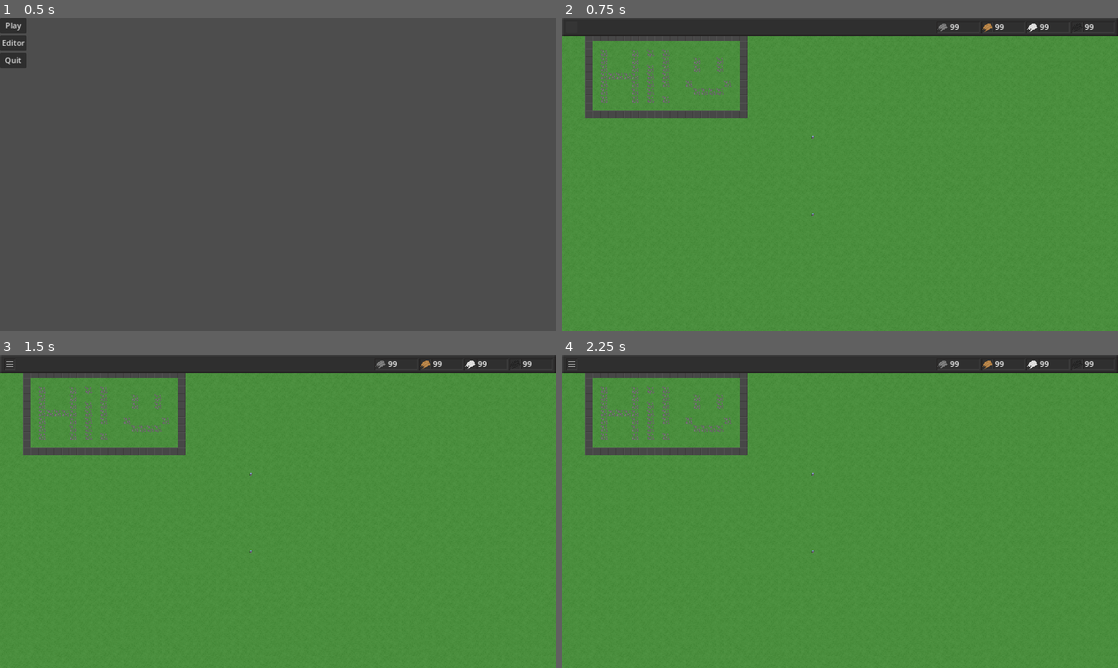
Above: before the commit, frames 1-4 (two rows, left to right).
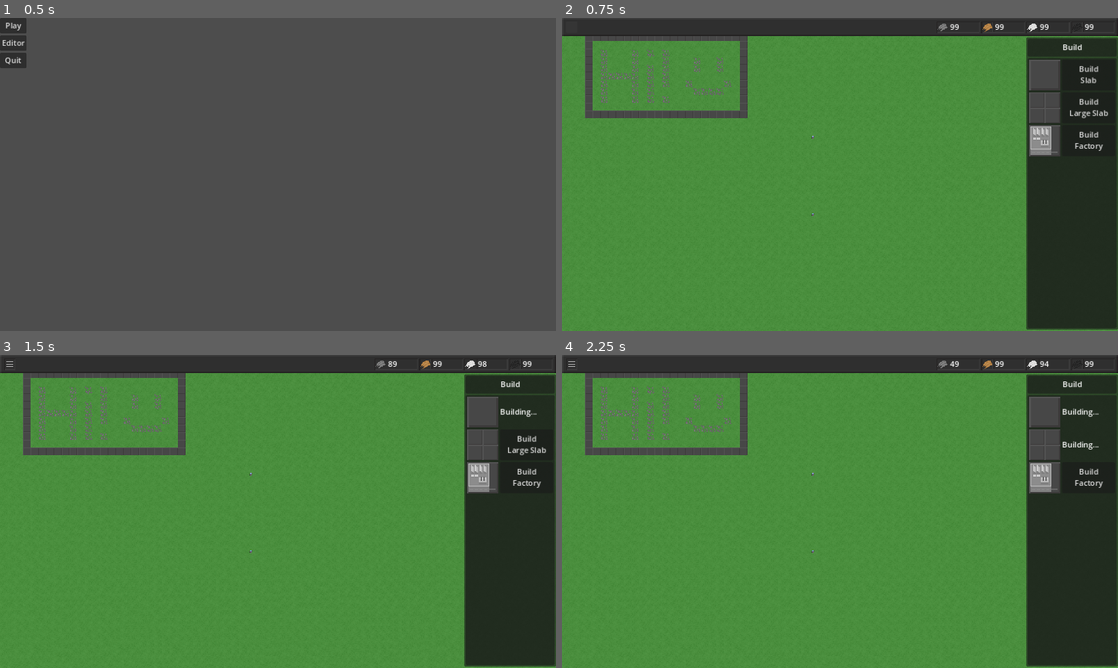
Above: after the commit, the same moments.

Repository: wssuomi/pirate-jam-14
Game: Godot game, scene res://scenes/main_menu.tscn
Same seed, same stepped clock (60 frames per second), same inputs: the game is played once before the commit and once after it.
Inputs (mouse positions are in pixels of both pictures, inside the frame that each line leads up to):
- Up to frame 1 (0.5 s): no input
- Up to frame 2 (0.75 s): click "Play" at 0.5 s
- Up to frame 3 (1.5 s): click (528, 411) at 1.25 s, where only the run after the commit has a clickable "Build Slab"
- Up to frame 4 (2.25 s): click (1090, 445) at 2 s, where only the run after the commit has a clickable "Build Large Slab"

Frame 1 is identical in both runs. In frame 2, 15% of the frame differs, in the area x 83-100%, y 6-100%; in frame 3, 15%; in frame 4, 15%, in the area x 69-100%, y 2-100%.

Commit message:
it's spreading

Diff:
--- a/scenes/game.tscn
+++ b/scenes/game.tscn
@@ -100,7 +100,6 @@
 size_flags_vertical = 4
 
 [node name="SideBarBuild" type="Control" parent="CanvasLayer"]
-visible = false
 layout_mode = 3
 anchors_preset = 0
 offset_left = 962.0
@@ -482,6 +481,13 @@
 offset_right = 17.0
 offset_bottom = 17.0
 theme_override_styles/panel = SubResource("StyleBoxFlat_jpkq7")
+
+[node name="PollutionTimer" type="Timer" parent="."]
+wait_time = 0.05
+autostart = true
+
+[node name="PollutionUpdateTimer" type="Timer" parent="."]
+autostart = true
 
 [connection signal="mouse_entered" from="CanvasLayer/PauseMenu" to="." method="_on_mouse_entered_ui"]
 [connection signal="mouse_entered" from="CanvasLayer/SideBarBuild" to="." method="_on_mouse_entered_ui"]
@@ -498,3 +504,5 @@
 [connection signal="mouse_entered" from="CanvasLayer/TopBar" to="." method="_on_mouse_entered_ui"]
 [connection signal="mouse_exited" from="CanvasLayer/TopBar" to="." method="_on_mouse_exited_ui"]
 [connection signal="pressed" from="CanvasLayer/TopBar/Menu" to="." method="_on_menu_pressed"]
+[connection signal="timeout" from="PollutionTimer" to="." method="_on_pollution_timer_timeout"]
+[connection signal="timeout" from="PollutionUpdateTimer" to="." method="_on_pollution_update_timer_timeout"]
--- a/scripts/Game.gd
+++ b/scripts/Game.gd
@@ -20,6 +20,7 @@
 const Tile = preload("res://scripts/Tile.gd").Tile
 const INFANTRY = preload("res://scenes/infantry.tscn")
 const FACTORY = preload("res://scenes/factory.tscn")
+const POLLUTION_SPREAD_RATE: float = 2.
 
 enum Modes {Normal, Place, MoveUnit, UnitSelected, BuildingSelected}
 enum Buildings {None, Slab, LargeSlab, Factory}
@@ -54,6 +55,9 @@
 var preview_atlas: AtlasTexture = AtlasTexture.new()
 var slab_sprites = [Vector2i(0,4),Vector2i(0,5),Vector2i(0,6),Vector2i(1,5),Vector2i(1,6)]
 var buildings: Dictionary = {}
+var tiles_need_update: Array[Tile] = []
+var tiles_with_pollution: Dictionary = {}
+var pollution_tile_counter: int = 0
 
 signal building_placed
 
@@ -191,6 +195,7 @@
 									tiles[required_tiles_positions[n]].building_sprite = building_tiles["factory"][n]
 									tiles[required_tiles_positions[n]].building = Buildings.Factory
 									update_tile(tiles[required_tiles_positions[n]])
+								create_building(Buildings.Factory, required_tiles_positions)
 								emit_signal("building_placed")
 							Buildings.None:
 								pass
@@ -221,7 +226,8 @@
 					change_mode_to(Modes.Normal)
 					selected_building = null
 
-func _process(_delta):
+func _process(delta):
+	spread_single_tile_pollution(delta)
 	match mode:
 		Modes.Normal:
 			pass
@@ -521,3 +527,104 @@
 		if k == tile.grid_position:
 			return false
 	return true
+
+func add_pollution():
+	for k in buildings:
+		#print(typeof(buildings[k]))
+		match typeof(buildings[k]):
+			24:
+				for p in k:
+					#print("pollution added: ", p)
+					var tile: Tile = tiles[p]
+					tile.pollution += buildings[k].POLLUTION_GENERATION
+					if tile not in tiles_with_pollution:
+						tiles_with_pollution[p] = tile
+					#print("tile: ", tiles[p].grid_position)
+					#print(tiles[p].pollution)
+
+func spread_pollution():
+	for t: Tile in tiles_with_pollution.values():
+		if t.pollution < 150:
+			continue
+		var possible_neighbors = [
+			t.grid_position + Vector2i(-1,0),
+			t.grid_position + Vector2i(1,0),
+			t.grid_position + Vector2i(0,1),
+			t.grid_position + Vector2i(0,-1)
+			]
+		var spread_to_pos = possible_neighbors[rng.randi_range(0,3)]
+		if spread_to_pos.x >= 0 and spread_to_pos.x < GRID_WIDTH and spread_to_pos.y >= 0 and spread_to_pos.y < GRID_HEIGHT:
+			var spread_to_tile: Tile = tiles[spread_to_pos]
+			#print(spread_to_tile.pollution)
+			if spread_to_tile.pollution < t.pollution:
+				var spread_amount = int(t.pollution / POLLUTION_SPREAD_RATE)
+				spread_to_tile.pollution += spread_amount
+				t.pollution -= spread_amount
+				if spread_to_tile not in tiles_with_pollution:
+						tiles_with_pollution[spread_to_pos] = spread_to_tile
+				#print("spreading ", spread_amount, " from ", t.grid_position, " to ", spread_to_tile.grid_position)
+		if t.pollution >= 140:
+			t.ground_sprite.y = 1
+			if t not in tiles_need_update:
+				tiles_need_update.append(t)
+		if t.pollution >= 300:
+			t.ground_sprite.y = 2
+			if t not in tiles_need_update:
+				tiles_need_update.append(t)
+		if t.pollution >= 600:
+			t.ground_sprite.y = 3
+			if t not in tiles_need_update:
+				tiles_need_update.append(t)
+		#if t.pollution != 0:
+			#print("tile: ", t.grid_position)
+			#print(t.ground_sprite)
+			#print(t.pollution)
+
+func spread_single_tile_pollution(delta):
+	if tiles_with_pollution.size() != 0:
+		if pollution_tile_counter >= tiles_with_pollution.size():
+			pollution_tile_counter = 0
+		var tile: Tile = tiles_with_pollution.values()[pollution_tile_counter]
+		pollution_tile_counter += 1
+		if tile.pollution < 4:
+			return
+		var possible_neighbors = [
+			tile.grid_position + Vector2i(-1,0),
+			tile.grid_position + Vector2i(1,0),
+			tile.grid_position + Vector2i(0,1),
+			tile.grid_position + Vector2i(0,-1)
+			]
+		var spread_to_pos = possible_neighbors[rng.randi_range(0,3)]
+		if spread_to_pos.x >= 0 and spread_to_pos.x < GRID_WIDTH and spread_to_pos.y >= 0 and spread_to_pos.y < GRID_HEIGHT:
+			var spread_to_tile: Tile = tiles[spread_to_pos]
+			if spread_to_tile.pollution < tile.pollution:
+				var spread_amount = int(tile.pollution / POLLUTION_SPREAD_RATE) * delta
+				spread_to_tile.pollution += spread_amount
+				tile.pollution -= spread_amount
+				if spread_to_tile not in tiles_with_pollution:
+					tiles_with_pollution[spread_to_pos] = spread_to_tile
+				print("spreading ", spread_amount, " from ", tile.grid_position, " to ", spread_to_tile.grid_position)
+		if tile.pollution >= 5 and tile.pollution < 20 and tile.ground_sprite.y != 1:
+			tile.ground_sprite.y = 1
+			if tile not in tiles_need_update:
+				tiles_need_update.append(tile)
+		elif tile.pollution >= 20 and tile.pollution > 200 and tile.ground_sprite.y != 2:
+			tile.ground_sprite.y = 2
+			if tile not in tiles_need_update:
+				tiles_need_update.append(tile)
+		elif tile.pollution >= 200 and tile.pollution > 600 and tile.ground_sprite.y != 3:
+			tile.ground_sprite.y = 3
+			if tile not in tiles_need_update:
+				tiles_need_update.append(tile)
+
+func _on_pollution_timer_timeout():
+	add_pollution()
+	#print("pollution added")
+	#spread_pollution()
+	#print("pollution spread")
+
+func _on_pollution_update_timer_timeout():
+	#print("updating")
+	for t in tiles_need_update:
+		update_tile(t)
+	tiles_need_update = []
--- a/scripts/Tile.gd
+++ b/scripts/Tile.gd
@@ -13,6 +13,7 @@
 	var f_cost: int
 	var parent: Tile
 	var building: Buildings
+	var pollution: float
 	func _init(_grid_position: Vector2i,
 			_ground_sprite: Vector2i,
 			_building: Buildings = Buildings.None,
--- a/scripts/factory.gd
+++ b/scripts/factory.gd
@@ -2,6 +2,9 @@
 
 @onready var main = $".."
 @onready var side_bar_build = $SideBarBuild
+
+# per tile
+const POLLUTION_GENERATION: int = 3
 
 func _on_button_pressed():
 	main.spawn_unit(main.Units.Infantry,Vector2i(32,32))
--- a/scripts/infantry.gd
+++ b/scripts/infantry.gd
@@ -26,12 +26,12 @@
 					units[move_queue[0]] = self
 					#NewValue = (((OldValue - OldMin) * NewRange) / OldRange) + NewMin
 					#int((x - 0.0) / (128.0 - 0.0) * (4.0 - 0.0) + 0.0)
-					print("pos: ", map.local_to_map(global_position))
-					print("queue: ", move_queue[0])
+					#print("pos: ", map.local_to_map(global_position))
+					#print("queue: ", move_queue[0])
 					var angle = Vector2(map.local_to_map(global_position)).angle_to_point(move_queue[0])
 					angle = int(angle * 180 / PI) + 135
 					angle = int((((angle - 0) * (8 - 0)) / (360. - 0)) + 0) - 1
-					print(angle)
+					#print(angle)
 					match angle:
 						0:
 							unit_sprite.play("walk_up")
